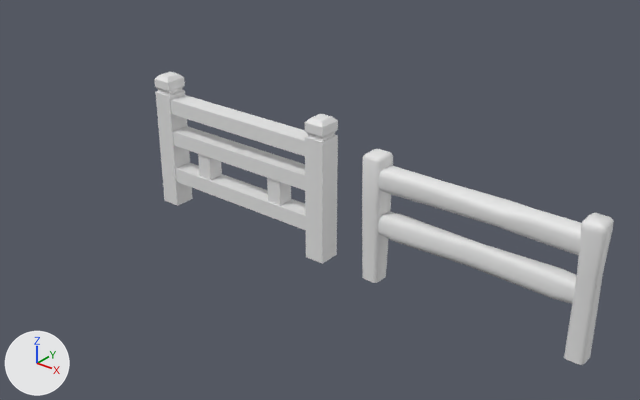
The FBX model Assets/_Graphs/Meshs/Props/BRUME_Fences.fbx: old version first, new version second.
Rendered twice from a 50 mm lens placed at (5.0, -5.17, 3.64), pointed at (0.68, 0.23, 0.29). Lighting does not change. The marker at lower left points along +X, +Y and +Z.

The first picture shows 'BRUME_Fence_001', 'BRUME_Fence_001_End', 'BRUME_Fence_002', 'BRUME_Fence_002_End'.
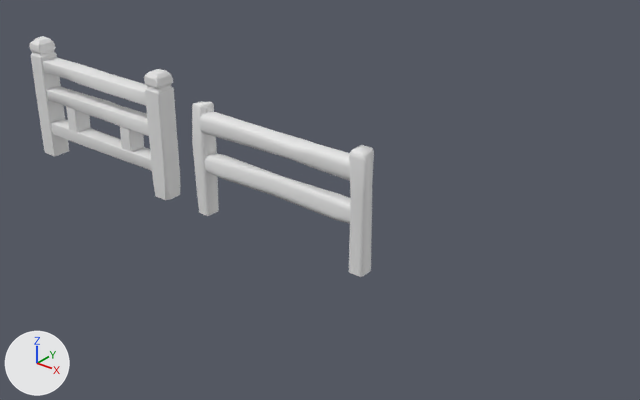
Patch to the scene script:
```diff
--- a/Assets/_Graphs/Meshs/Props/BRUME_Fences.fbx.py
+++ b/Assets/_Graphs/Meshs/Props/BRUME_Fences.fbx.py
@@ me_cube_136 @@
 # used by ob_brume_fence_002; location = (2.312, 0.0, 0.0)
-me_cube_136.from_pydata(...)  # 180 vertices, 145 faces; spans x -0.97..0.83, y -0.11..0.1, z -0.09..1.0
+me_cube_136.from_pydata(...)  # 179 vertices, 143 faces; spans x -0.97..0.83, y -0.09..0.09, z -0.09..0.99
+# me_cube_136 part 1
+# 2 vertices are removed from x -0.97, y -0.08..-0.05, z 0.97
+# 6 faces are deleted
+# 8 vertices in x -0.92..0.83, y 0.06..0.1, z 0.32..0.86 move by (0.0, -0.01, 0.0)
+# 7 vertices in x -0.82..0.83, y -0.07..0.05, z 0.47..1.0 move by (0.0, 0.0, -0.01)
+# 7 vertices in x -0.84..0.83, y -0.1..-0.07, z 0.39..0.86 move by (0.0, 0.01, 0.0)
+# 6 vertices in x -0.83..0.83, y 0.05..0.08, z 0.9..1.0 move by (0.0, -0.01, -0.01)
+# 6 vertices in x -0.66..0.66, y -0.05..0.08, z 0.31..0.37 move by (0.0, 0.0, 0.01)
+# 49 vertices move from x -0.96..0.66, y -0.11..0.1, z -0.09..1.0 to x -0.95..0.66, y -0.08..0.08, z -0.09..0.99
+# 1 vertex is added at (-0.96, -0.05, 0.97)
+# 4 new faces join them
 me_cube_136.materials.append(mat_m_fence)
@@ me_cube_132 @@
 # used by ob_brume_fence_001; location = (0.0, 0.0, 0.0)
-me_cube_132.from_pydata(...)  # 80 vertices, 57 faces; spans x -0.97..0.83, y -0.1..0.1, z -0.09..1.17
+me_cube_132.from_pydata(...)  # 496 vertices, 430 faces; spans x -0.97..0.83, y -0.1..0.1, z -0.09..1.17
+# me_cube_132 part 2: the loose piece of 8 vertices spanning x -0.49..-0.35, y -0.07..0.07, z 0.2..0.55 is rebuilt with 36 vertices and now spans x -0.49..-0.35, y -0.09..0.09, z 0.2..0.55
+# me_cube_132 part 3: 3 vertices moved within x -0.95..-0.79, y -0.1..-0.08, z 1.0..1.03; 45 vertices removed from x -0.97..0.83, y -0.1..0.1, z -0.09..1.17; 433 vertices added at x -0.97..0.83, y -0.1..0.1, z -0.09..1.17
 me_cube_132.materials.append(mat_m_fence)
@@ ob_brume_fence_002 @@
 ob_brume_fence_002 = bpy.data.objects.new('BRUME_Fence_002', me_cube_136)
-ob_brume_fence_002.location = (2.312, 0.0, 0.0)
+ob_brume_fence_002.location = (0.407, 0.0, 0.0)
@@ ob_brume_fence_001 @@
 ob_brume_fence_001 = bpy.data.objects.new('BRUME_Fence_001', me_cube_132)
-ob_brume_fence_001.location = (0.0, 0.0, 0.0)
+ob_brume_fence_001.location = (-1.905, 0.0, 0.0)
@@ ob_brume_fence_001_end @@
 ob_brume_fence_001_end = bpy.data.objects.new('BRUME_Fence_001_End', me_cube_134)
-ob_brume_fence_001_end.location = (0.0, 0.0, 0.0)
+ob_brume_fence_001_end.location = (-1.905, 0.0, 0.0)
@@ ob_brume_fence_002_end @@
 ob_brume_fence_002_end = bpy.data.objects.new('BRUME_Fence_002_End', me_cube_138)
-ob_brume_fence_002_end.location = (2.312, 0.0, 0.0)
+ob_brume_fence_002_end.location = (0.407, 0.0, 0.0)
```

Location of each change, [x1, y1, x2, y2] in pixels of the pictures (640 x 400 px):
'BRUME_Fence_002', reshaped, moved (28% narrower, 21% shorter): before [362, 149, 582, 304]; after [192, 101, 350, 223]
'BRUME_Fence_001', reshaped, moved (20% narrower, 14% shorter): before [154, 72, 308, 230]; after [29, 36, 152, 171]
'BRUME_Fence_001_End', moved: before [305, 114, 338, 264]; after [144, 69, 180, 200]
'BRUME_Fence_002_End', moved: before [564, 213, 614, 365]; after [349, 145, 374, 277]
part 2 of me_cube_132, rebuilt: before [198, 154, 222, 180]; after [66, 107, 91, 132]
part 3 of me_cube_132, built on: before [154, 72, 308, 230]; after [29, 36, 152, 171]
